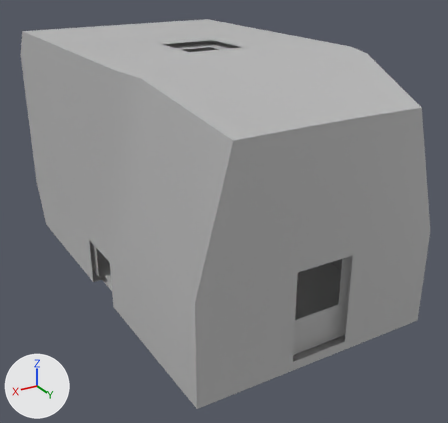
The FBX model Event Horizon VR/Assets/Models/Custom Models/command_center.fbx as it was, and as the next commit left it.
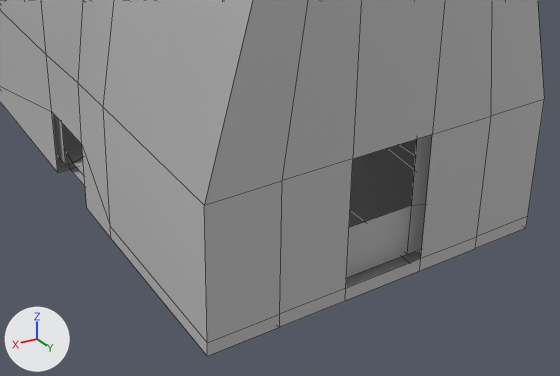
There are two pictures of each version: one whole from a 50 mm camera at (0.0622, 0.1304, 0.0437) aimed at (-0.0131, 0.005, -0.019), one close up on the part from 12% to 98% of the width and 38% to 100% of the height. The axes (+X, +Y, +Z) are drawn at lower left. The lights are the same throughout. The close-ups show mesh edges as thin lines. Where no turn or scale is listed for an object, it has been applied to the vertices.

In view in the first close-up: 'command_center_exterior', 'command_center_interior'.
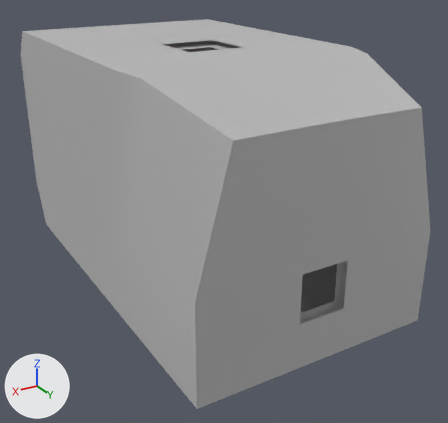
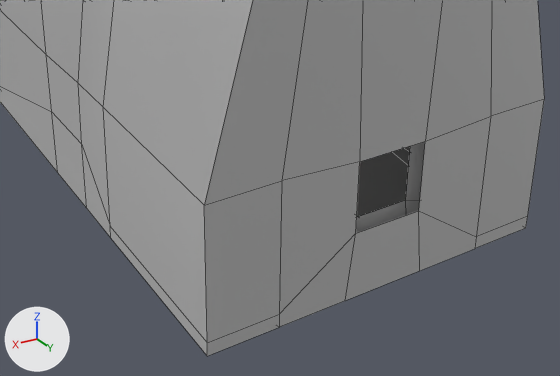
Commit message: update command center model

Boxes (x1, y1, x2, y2) around the edits, measured in the close-ups (560 x 376 px; the box of a moved part takes in the faces that stretch with it):
'command_center_interior', reshaped: before (52, 113, 432, 278); after (356, 142, 425, 233)
part 1 of me_mesh, moved or reshaped: (279, 0, 492, 327) in both
part 2 of me_mesh, added: after (52, 113, 87, 208)
part 3 of me_mesh_001, moved or reshaped: before (346, 134, 432, 278); after (356, 142, 425, 233)

What the commit changed:
me_mesh_001 has 96 vertices, 88 faces and spans x -0.024..0.024, y -0.0575..0.0575, z -0.024..0.024.
me_mesh_001 is used by ob_command_center_interior; location (0.0, 0.0, 0.0).
Verts and faces of me_mesh_001; kept vertices keep their numbers, new ones are numbered from 96.
Before the commit, vertices of me_mesh_001: 32 (-0.0059, 0.0575, -0.0166) at pixel (411, 205), 33 (0.0059, 0.0575, -0.0166), 42 (-0.0059, 0.0575, -0.0046), 43 (0.0059, 0.0575, -0.0046).
Part 3, on me_mesh_001:
Vertex 32 moves to (-0.0048, 0.0575, -0.0155), pixel (405, 200).
Vertex 33 moves to (0.0048, 0.0575, -0.0155).
Vertex 42 moves to (-0.0048, 0.0575, -0.0058).
Vertex 43 moves to (0.0049, 0.0575, -0.0057).
me_mesh has 176 vertices, 168 faces and spans x -0.025..0.025, y -0.0844..0.06, z -0.0254..0.025.
me_mesh is used by ob_command_center_exterior; location (0.0, 0.0, 0.0).
Verts and faces of me_mesh; kept vertices keep their numbers, new ones are numbered from 176.
Before the commit, vertices of me_mesh: 25 (0.0059, 0.06, -0.0231) at pixel (345, 288), 26 (-0.0059, 0.06, -0.0231) at pixel (420, 258), 33 (0.0059, 0.06, -0.0054) at pixel (352, 158), 34 (-0.0059, 0.06, -0.0054) at pixel (432, 134).
Before the commit, vertices of me_mesh: 47 (0.025, 0.0241, -0.025) at pixel (86, 208), 48 (0.025, 0.0241, -0.0147) at pixel (81, 144), 59 (0.025, 0.0121, -0.025) at pixel (57, 172), 60 (0.025, 0.0121, -0.0147) at pixel (51, 111), 138 (0.023, 0.0121, -0.025) at pixel (70, 169).
Before the commit, vertices of me_mesh: 159 (0.023, 0.0241, -0.025).
Part 1, on me_mesh:
Vertex 25 moves to (0.0049, 0.06, -0.0157), pixel (355, 233).
Vertex 26 moves to (-0.0049, 0.06, -0.0157), pixel (418, 210).
Vertex 33 moves to (0.0049, 0.06, -0.0061), pixel (359, 161).
Vertex 34 moves to (-0.0049, 0.06, -0.0061), pixel (425, 141).
Part 2, on me_mesh:
New faces: (47, 48, 60, 59), (47, 59, 138, 159).
